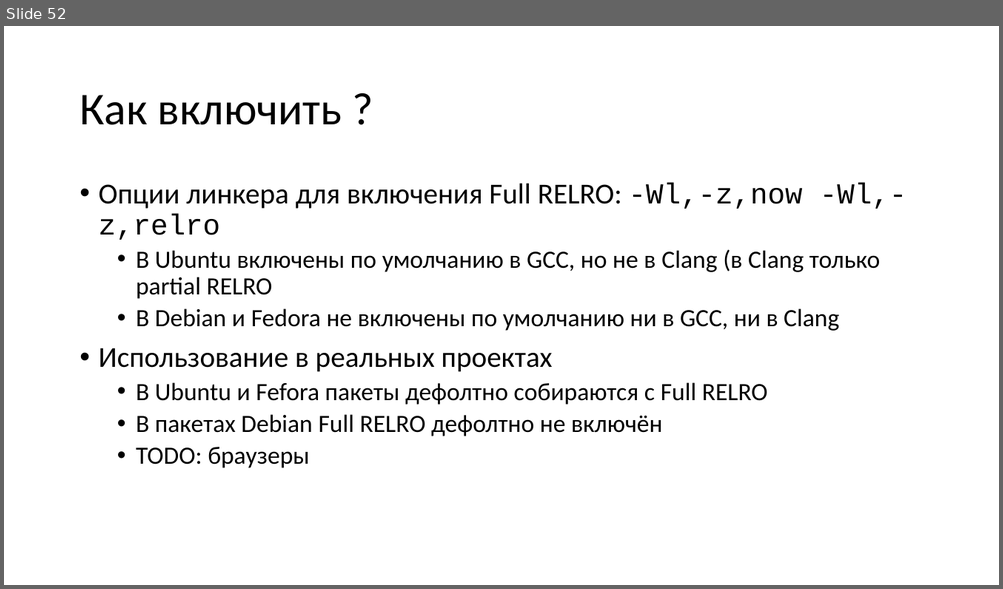
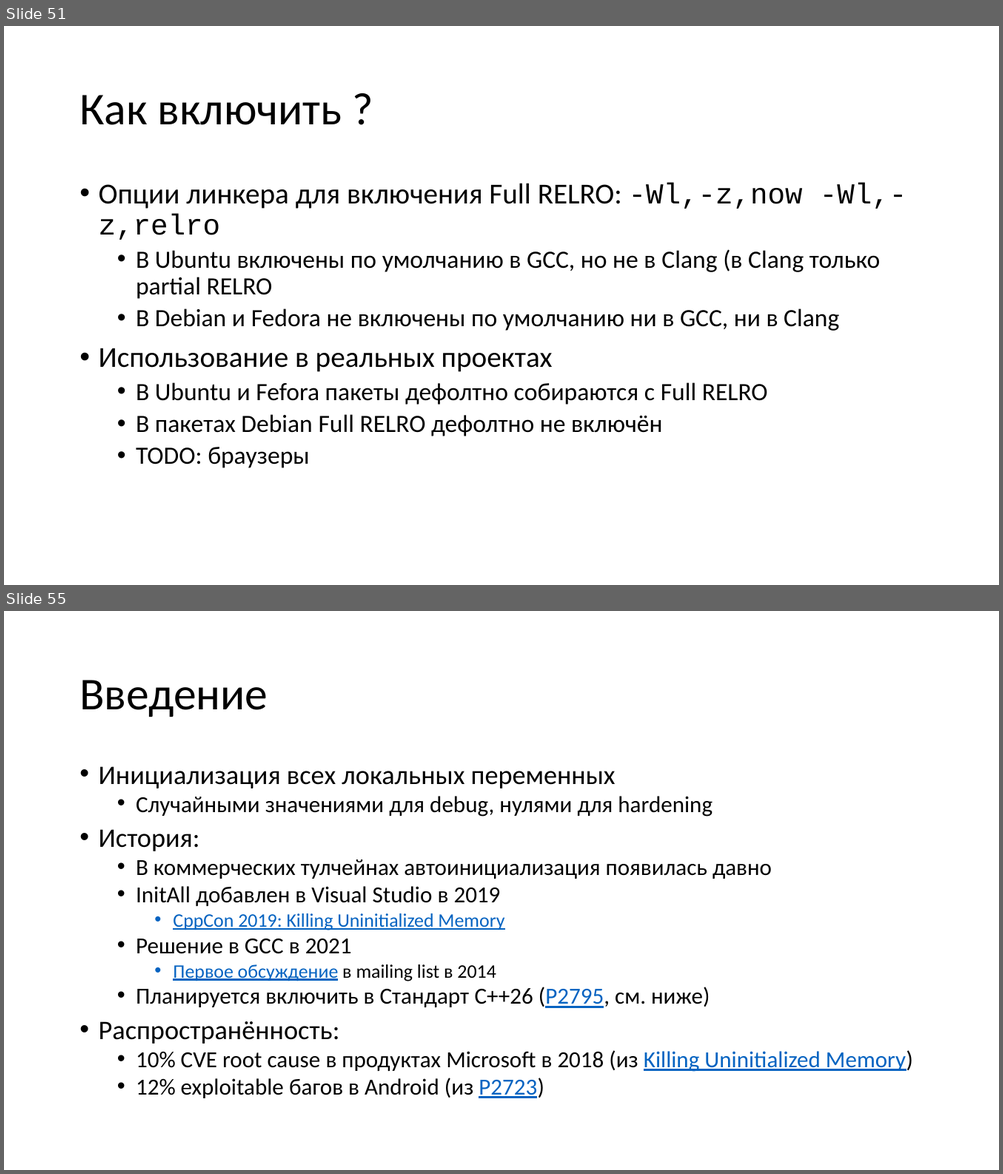
Before and after one commit to yugr/slides, a slide deck: CppZeroCost/2025/RU.pptx. Shown one above the other, each under a label of ours: slide 52 before the commit, slides 51 and 55 after it; the slides between them are not shown. The pictures are 1003x589 and 1003x1174 pixels, drawn with LibreOffice and Linux fonts; fonts in the diff are those of the drawing. Boxes give left, top, right and bottom in pixels: in the first picture for what was removed or moved away, otherwise in the second. Text is boxed around its words. In the diff, an @@ line names an element or a change of style, - is before the commit and + after.

```diff
--- a/CppZeroCost/2025/RU.pptx
+++ b/CppZeroCost/2025/RU.pptx
@@ slide 55 added at bbox=[4, 611, 999, 1170], background #FFFFFF @@
@@ title added at bbox=[79, 680, 267, 717], 44 pt, text #000000 @@
+Введение
@@ text added at bbox=[99, 766, 913, 1099], 22.2 pt, text #000000 @@
+• Инициализация всех локальных переменных
+  • Случайными значениями для debug, нулями для hardening
+• История:
+  • В коммерческих тулчейнах автоинициализация появилась давно
+  • InitAll добавлен в Visual Studio в 2019
+    • CppCon 2019: Killing Uninitialized Memory
+  • Решение в GCC в 2021
+    • Первое обсуждение в mailing list в 2014
+  • Планируется включить в Стандарт C++26 (P2795, см. ниже)
+• Распространённость:
+  • 10% CVE root cause в продуктах Microsoft в 2018 (из Killing Uninitialized Memory)
+  • 12% exploitable багов в Android (из P2723)
@@ what was slide 52 is now slide 51 @@
```
Also in this commit, not shown: 20 other slides added, 1 slide removed, 1 other file.
